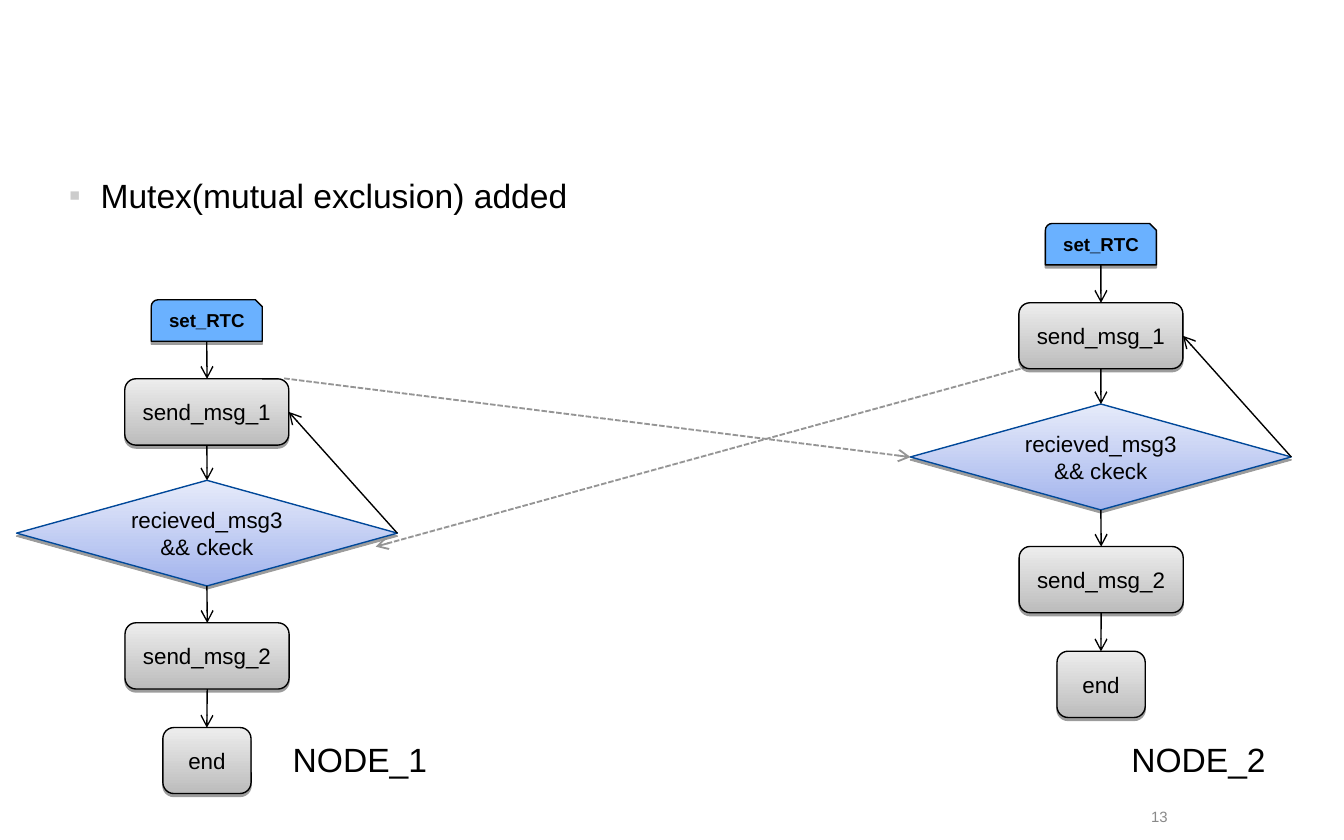
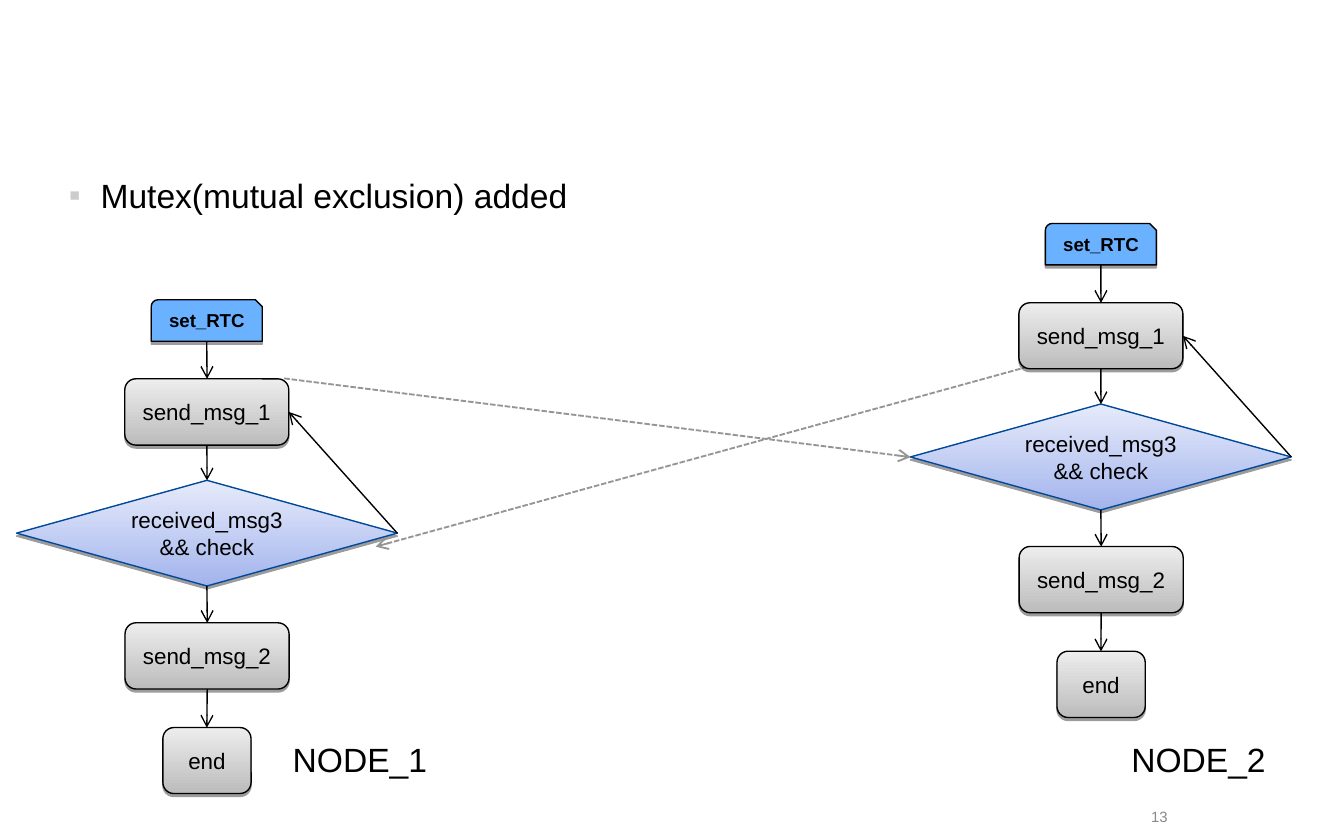
Before and after one commit to yitong-quan/thesis_indoorLocalization, a slide deck: slide 13 of text_editing/ppt/Zwischenpraesentation_newest.ppt. Drawn at 1344x840 pixels with LibreOffice and Linux fonts; fonts in the diff are those of the drawing; background and template pictures are left out. Boxes give left, top, right and bottom in pixels: in the first picture for what was removed or moved away, otherwise in the second. Text is boxed around its words. In the diff, an @@ line names an element or a change of style, - is before the commit and + after.

```diff
--- a/text_editing/ppt/Zwischenpraesentation_newest.ppt
+++ b/text_editing/ppt/Zwischenpraesentation_newest.ppt
@@ text in diamond at [1025, 435, 1177, 480]: text changed @@
-recieved_msg3&& ckeck
+received_msg3&& check
@@ text in diamond at [131, 511, 283, 556]: text changed @@
-recieved_msg3&& ckeck
+received_msg3&& check
```
Also in this commit, not shown: 8 other slides changed, 10 other files.
